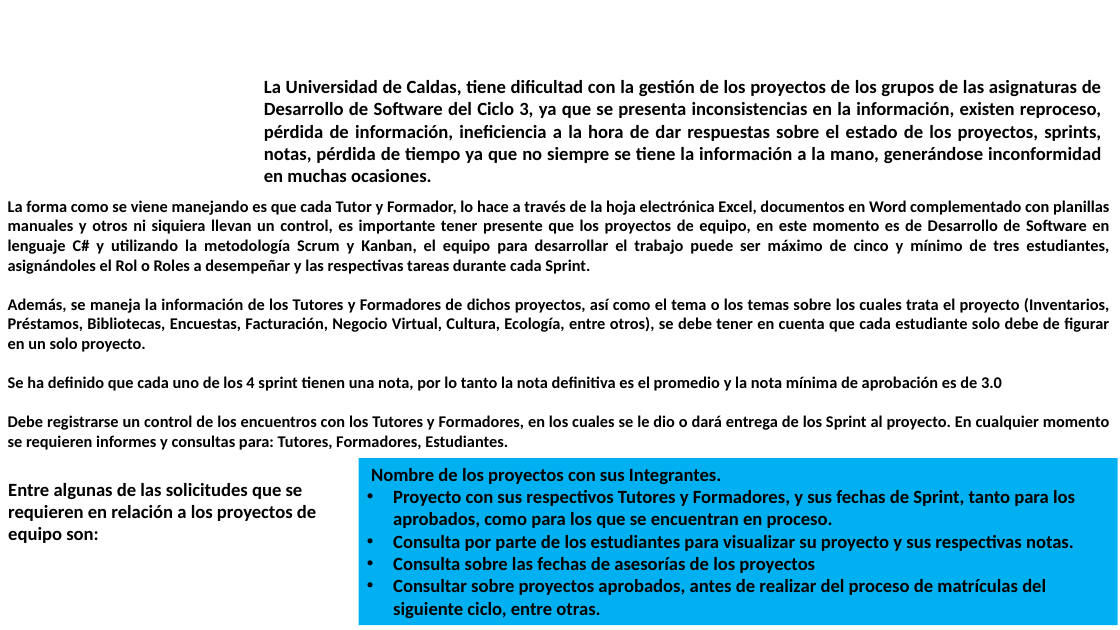
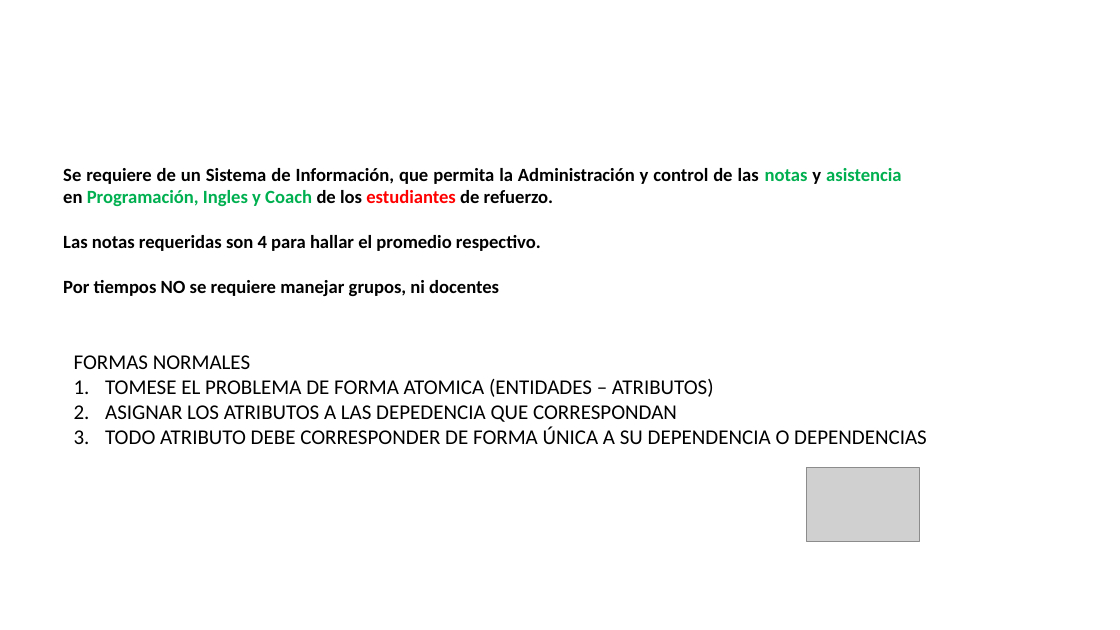
Before and after one commit to sisdesarrollo3/CICLOS-1-2-3, a slide deck: slide 5 of CSHARP/04. APLICACION SITUACION PROBLEMATICA/01. CASO ESTUDIO PROYECTOS - MODELO CONCEPTUAL.pptx. Drawn at 1120x630 pixels with LibreOffice and Linux fonts; fonts in the diff are those of the drawing; grey boxes stand for pictures; background and template pictures are left out. Boxes give left, top, right and bottom in pixels: in the first picture for what was removed or moved away, otherwise in the second. Text is boxed around its words. In the diff, an @@ line names an element or a change of style, - is before the commit and + after.

```diff
--- a/CSHARP/04. APLICACION SITUACION PROBLEMATICA/01. CASO ESTUDIO PROYECTOS - MODELO CONCEPTUAL.pptx
+++ b/CSHARP/04. APLICACION SITUACION PROBLEMATICA/01. CASO ESTUDIO PROYECTOS - MODELO CONCEPTUAL.pptx
@@ text at [63,168,901,296]: text changed @@
-La Universidad de Caldas, tiene dificultad con la gestión de los proyectos de los grupos de las asignaturas de Desarrollo de Software del Ciclo 3, ya que se presenta inconsistencias en la información, existen reproceso, pérdida de información, ineficiencia a la hora de dar respuestas sobre el estado de los proyectos, sprints, notas, pérdida de tiempo ya que no siempre se tiene la información a la mano, generándose inconformidad en muchas ocasiones.
+Se requiere de un Sistema de Información, que permita la Administración y control de las notas y asistencia en Programación, Ingles y Coach de los estudiantes de refuerzo.
+Las notas requeridas son 4 para hallar el promedio respectivo.
+Por tiempos NO se requiere manejar grupos, ni docentes
@@ text removed at [8,200,1110,450] @@
-La forma como se viene manejando es que cada Tutor y Formador, lo hace a través de la hoja electrónica Excel, documentos en Word complementado con planillas manuales y otros ni siquiera llevan un control, es importante tener presente que los proyectos de equipo, en este momento es de Desarrollo de Software en lenguaje C# y utilizando la metodología Scrum y Kanban, el equipo para desarrollar el trabajo puede ser máximo de cinco y mínimo de tres estudiantes, asignándoles el Rol o Roles a desempeñar y las respectivas tareas durante cada Sprint.
-Además, se maneja la información de los Tutores y Formadores de dichos proyectos, así como el tema o los temas sobre los cuales trata el proyecto (Inventarios, Préstamos, Bibliotecas, Encuestas, Facturación, Negocio Virtual, Cultura, Ecología, entre otros), se debe tener en cuenta que cada estudiante solo debe de figurar en un solo proyecto.
-Se ha definido que cada uno de los 4 sprint tienen una nota, por lo tanto la nota definitiva es el promedio y la nota mínima de aprobación es de 3.0
-Debe registrarse un control de los encuentros con los Tutores y Formadores, en los cuales se le dio o dará entrega de los Sprint al proyecto. En cualquier momento se requieren informes y consultas para: Tutores, Formadores, Estudiantes.
@@ text added at [74,355,927,444], 18 pt, text #000000 @@
+FORMAS NORMALES
+1. TOMESE EL PROBLEMA DE FORMA ATOMICA (ENTIDADES – ATRIBUTOS)
+2. ASIGNAR LOS ATRIBUTOS A LAS DEPEDENCIA QUE CORRESPONDAN
+3. TODO ATRIBUTO DEBE CORRESPONDER DE FORMA ÚNICA A SU DEPENDENCIA O DEPENDENCIAS
@@ rectangle removed at [359,459,1118,626] @@
-Nombre de los proyectos con sus Integrantes.
-• Proyecto con sus respectivos Tutores y Formadores, y sus fechas de Sprint, tanto para los aprobados, como para los que se encuentran en proceso.
-• Consulta por parte de los estudiantes para visualizar su proyecto y sus respectivas notas.
-• Consulta sobre las fechas de asesorías de los proyectos
-• Consultar sobre proyectos aprobados, antes de realizar del proceso de matrículas del siguiente ciclo, entre otras.
@@ picture added at [807,468,919,542] @@
@@ text removed at [8,483,316,543] @@
-Entre algunas de las solicitudes que se requieren en relación a los proyectos de equipo son:
```
Also in this commit, not shown: 1 other slide changed, 1 slide added, 1 slide removed, 4 other files.
